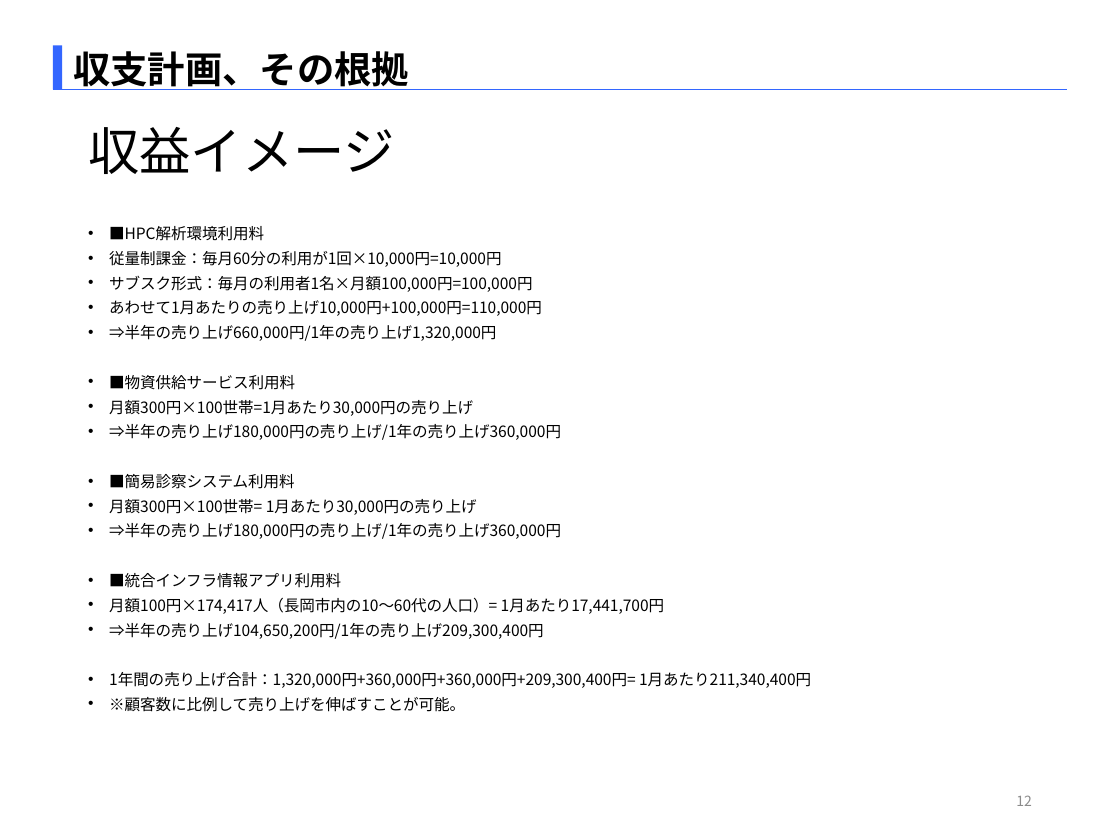
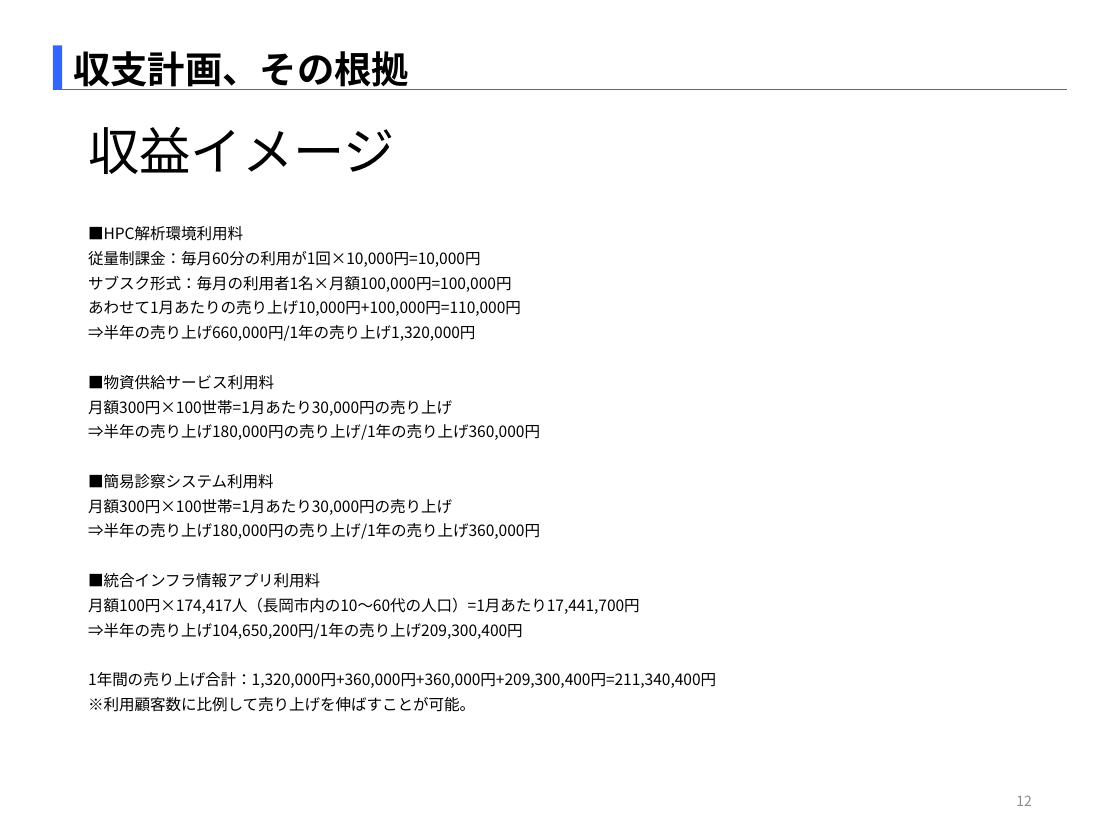
Before and after one commit to SITH-YN/PythonTool, a slide deck: slide 12 of Temp/EMB本部_中村洋太_290863_[HPC解析_CC&ECサービス].pptx. Drawn at 1120x840 pixels with LibreOffice and Linux fonts; fonts in the diff are those of the drawing. Boxes give left, top, right and bottom in pixels: in the first picture for what was removed or moved away, otherwise in the second. Text is boxed around its words. In the diff, an @@ line names an element or a change of style, - is before the commit and + after.

Commit message:
edit

```diff
--- a/Temp/EMB本部_中村洋太_290863_[HPC解析_CC&ECサービス].pptx
+++ b/Temp/EMB本部_中村洋太_290863_[HPC解析_CC&ECサービス].pptx
@@ text at bbox=[88, 226, 540, 639]: bullet • to none @@
@@ text at bbox=[88, 499, 452, 515]: text changed @@
-• 月額300円×100世帯= 1月あたり30,000円の売り上げ
+月額300円×100世帯=1月あたり30,000円の売り上げ
@@ text at bbox=[88, 598, 640, 614]: text changed @@
-• 月額100円×174,417人（長岡市内の10～60代の人口）= 1月あたり17,441,700円
+月額100円×174,417人（長岡市内の10～60代の人口）=1月あたり17,441,700円
@@ text at bbox=[88, 672, 716, 712]: text changed @@
-• 1年間の売り上げ合計：1,320,000円+360,000円+360,000円+209,300,400円= 1月あたり211,340,400円
-• ※顧客数に比例して売り上げを伸ばすことが可能。
+1年間の売り上げ合計：1,320,000円+360,000円+360,000円+209,300,400円=211,340,400円
+※利用顧客数に比例して売り上げを伸ばすことが可能。
```
Also in this commit, not shown: 11 other slides changed.
